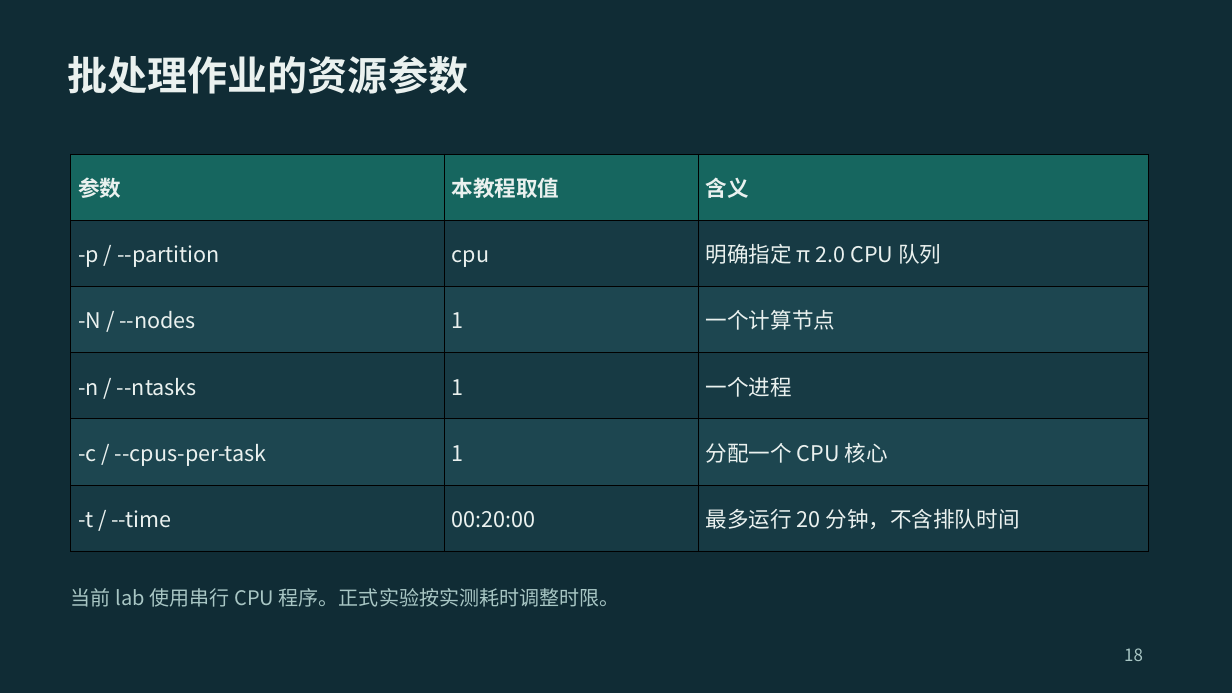
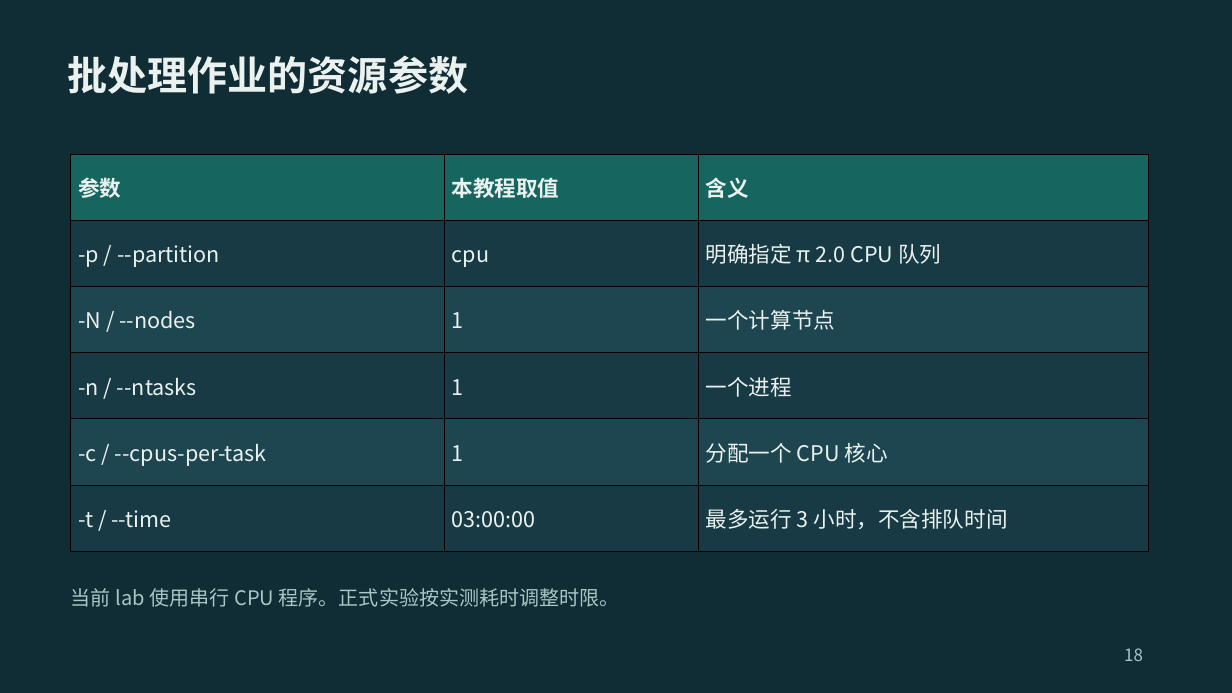
Before and after one commit to 2026-fall-calabs/calabs-2026-fall-starter, a slide deck: slide 18 of docs/交我算平台Lab运行指南-学生版.pptx. Drawn at 1232x693 pixels with LibreOffice and Linux fonts; fonts in the diff are those of the drawing. Boxes give left, top, right and bottom in pixels: in the first picture for what was removed or moved away, otherwise in the second. Text is boxed around its words. In the diff, an @@ line names an element or a change of style, - is before the commit and + after.

```diff
--- a/docs/交我算平台Lab运行指南-学生版.pptx
+++ b/docs/交我算平台Lab运行指南-学生版.pptx
@@ table at [71,154,1148,551] @@
-row 6, column 2: 00:20:00
+row 6, column 2: 03:00:00
-row 6, column 3: 最多运行 20 分钟，不含排队时间
+row 6, column 3: 最多运行 3 小时，不含排队时间
```
Also in this commit, not shown: 11 other slides changed, 15 other files.
